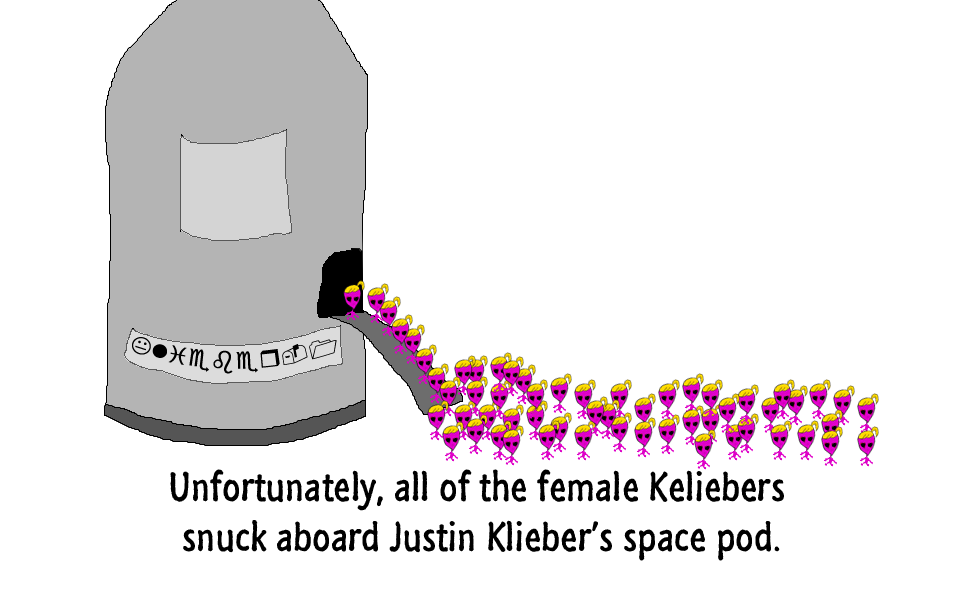
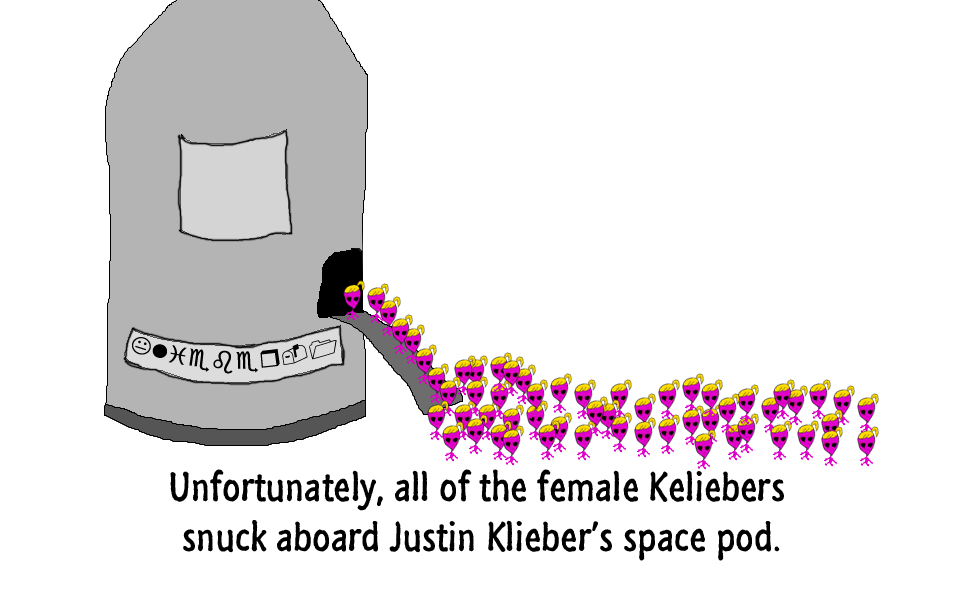
Layer changes from the first 960×600 image to the second:
painted on "Layer 18" over [123,129,346,386]
